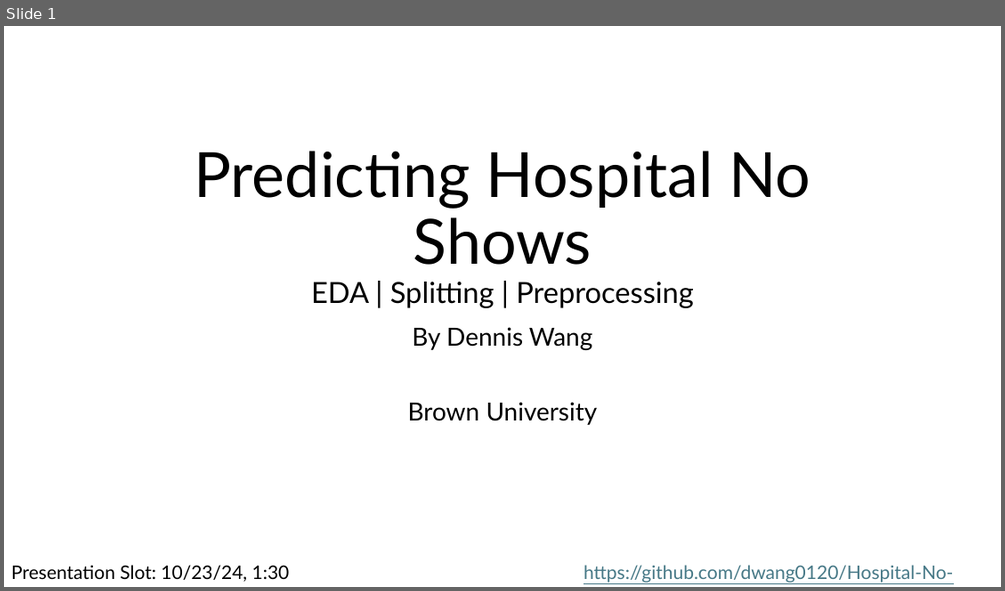
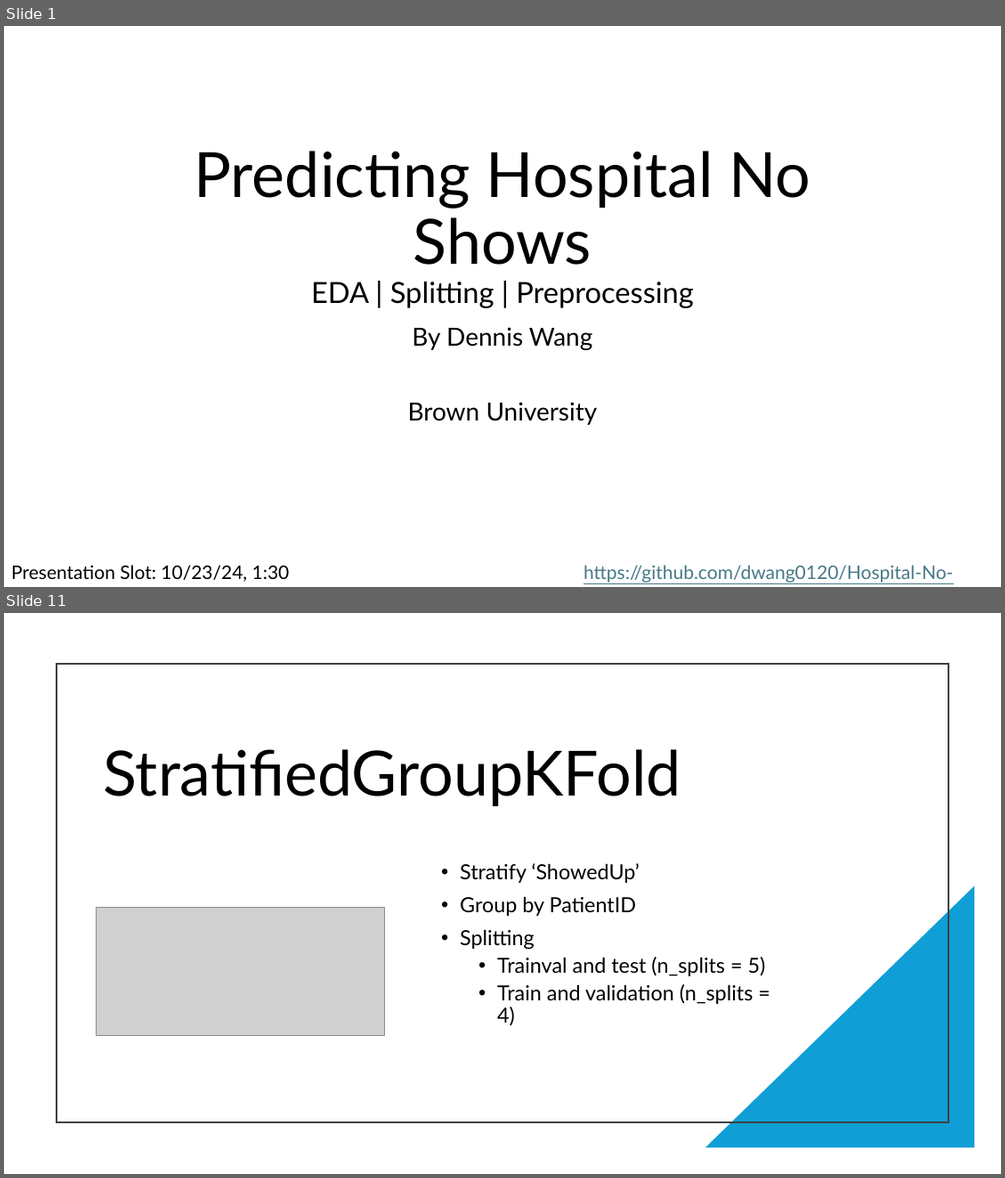
Before and after one commit to dwang0120/Hospital-No-Shows, a slide deck: Hospital No Shows.pptx. Shown one above the other, each under a label of ours: slide 1 before the commit, slides 1 and 11 after it; the slides between them are not shown. The pictures are 1005x591 and 1005x1178 pixels, drawn with LibreOffice and Linux fonts; fonts in the diff are those of the drawing; grey boxes stand for pictures. Boxes give left, top, right and bottom in pixels: in the first picture for what was removed or moved away, otherwise in the second. Text is boxed around its words. In the diff, an @@ line names an element or a change of style, - is before the commit and + after.

```diff
--- a/Hospital No Shows.pptx
+++ b/Hospital No Shows.pptx
@@ slide 11 added at box(4, 613, 1001, 1174), background #FFFFFF @@
@@ rectangle added at box(57, 664, 948, 1122), outline #404040 1.5 pt @@
@@ title added at box(104, 749, 681, 806), 60 pt, text #000000 @@
+StratifiedGroupKFold
@@ text added at box(460, 863, 766, 1026), 20 pt, text #000000 @@
+• Stratify ‘ShowedUp’
+• Group by PatientID
+• Splitting
+  • Trainval and test (n_splits = 5)
+  • Train and validation (n_splits = 4)
@@ right triangle added at box(705, 886, 975, 1148), fill #0F9ED5 @@
@@ picture added at box(96, 908, 385, 1036) @@
```
Also in this commit, not shown: 9 slides changed, 8 other slides added, 3 slides removed, 1 other file.
